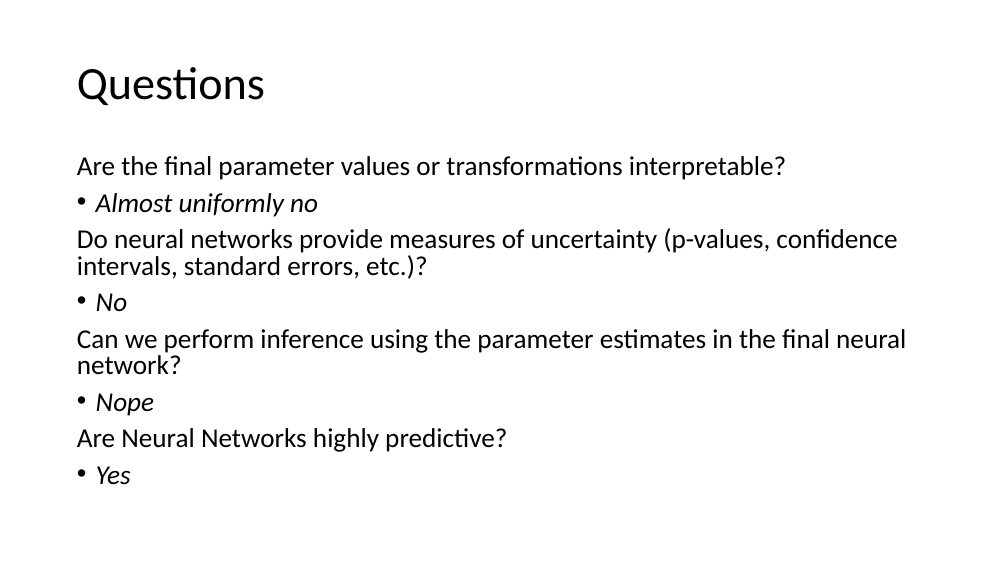
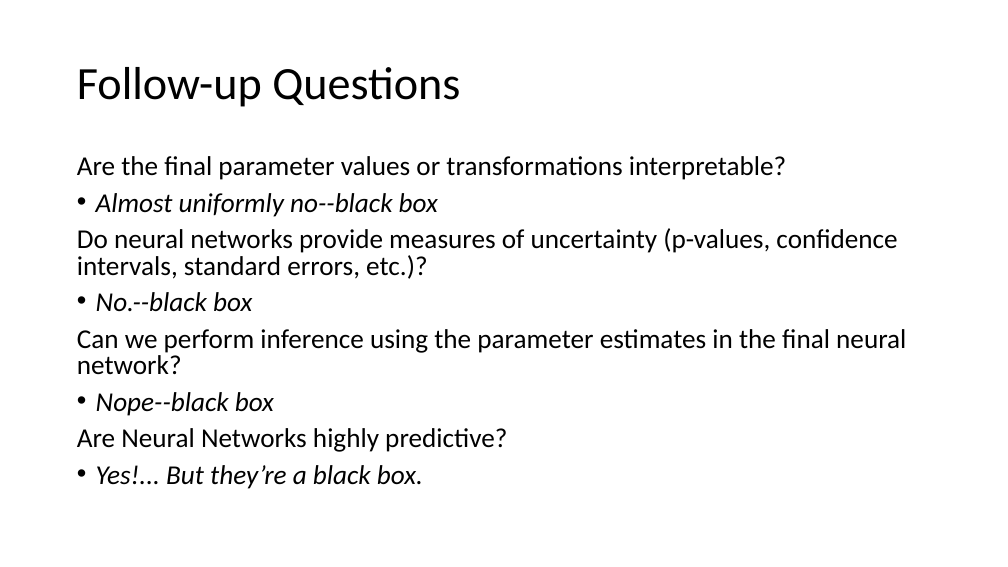
Before and after one commit to snyderjo/Neural-Network-Presentation, a slide deck: slide 17 of firstPart/Neural Networks - pt 1.pptx (slide 15 before the commit). Drawn at 1008x567 pixels with LibreOffice and Linux fonts; fonts in the diff are those of the drawing. Boxes give left, top, right and bottom in pixels: in the first picture for what was removed or moved away, otherwise in the second. Text is boxed around its words. In the diff, an @@ line names an element or a change of style, - is before the commit and + after.

```diff
--- a/firstPart/Neural Networks - pt 1.pptx
+++ b/firstPart/Neural Networks - pt 1.pptx
@@ title at box(77, 67, 460, 107): text changed @@
-Questions
+Follow-up Questions
@@ text at box(96, 193, 438, 217): text changed @@
-• Almost uniformly no
+• Almost uniformly no--black box
@@ text at box(96, 292, 252, 312): text changed @@
-• No
+• No.--black box
@@ text at box(96, 392, 274, 416): text changed @@
-• Nope
+• Nope--black box
@@ text at box(96, 465, 423, 489): text changed @@
-• Yes
+• Yes!... But they’re a black box.
```
Also in this commit, not shown: 10 other slides changed, 3 slides added, 1 other file.
